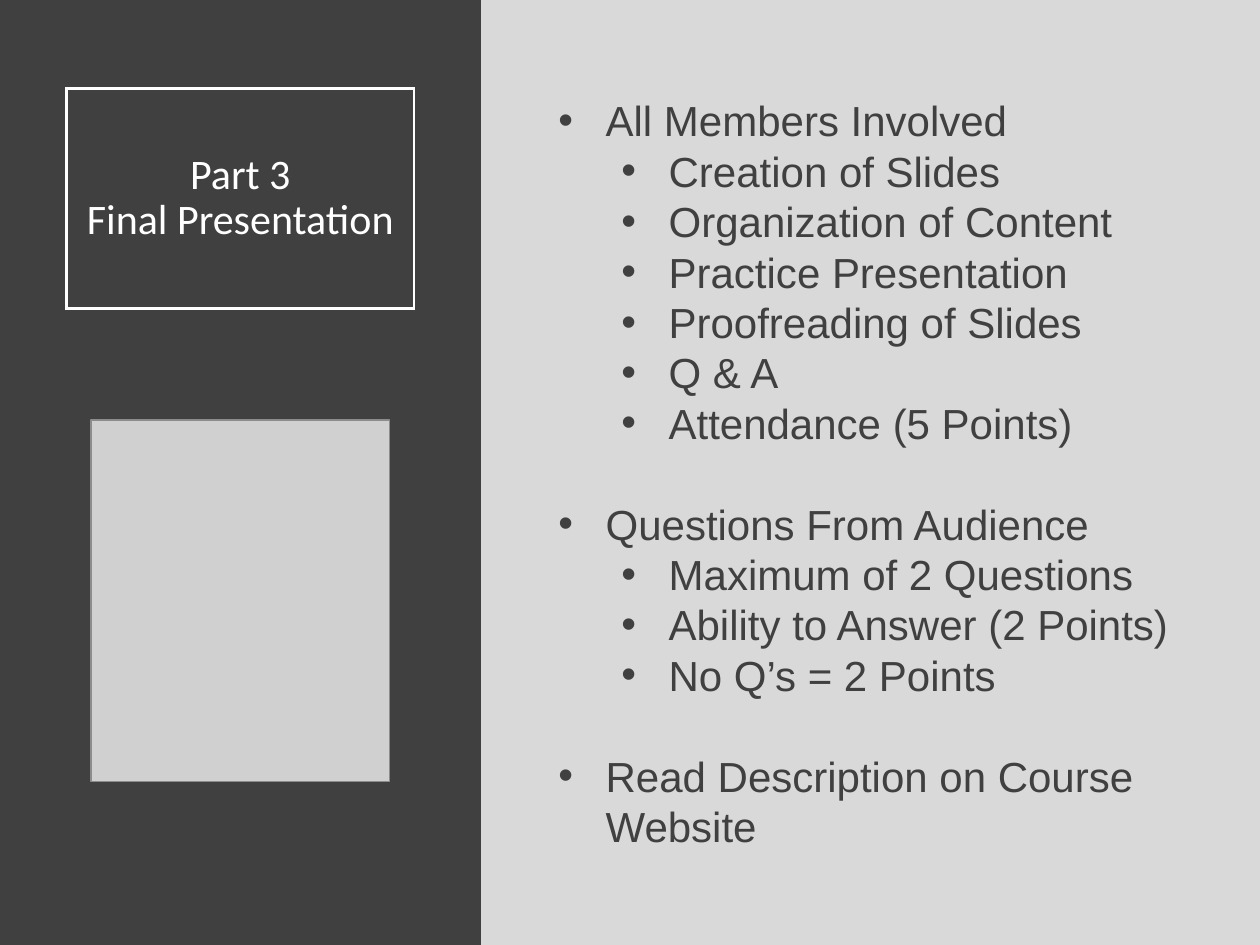
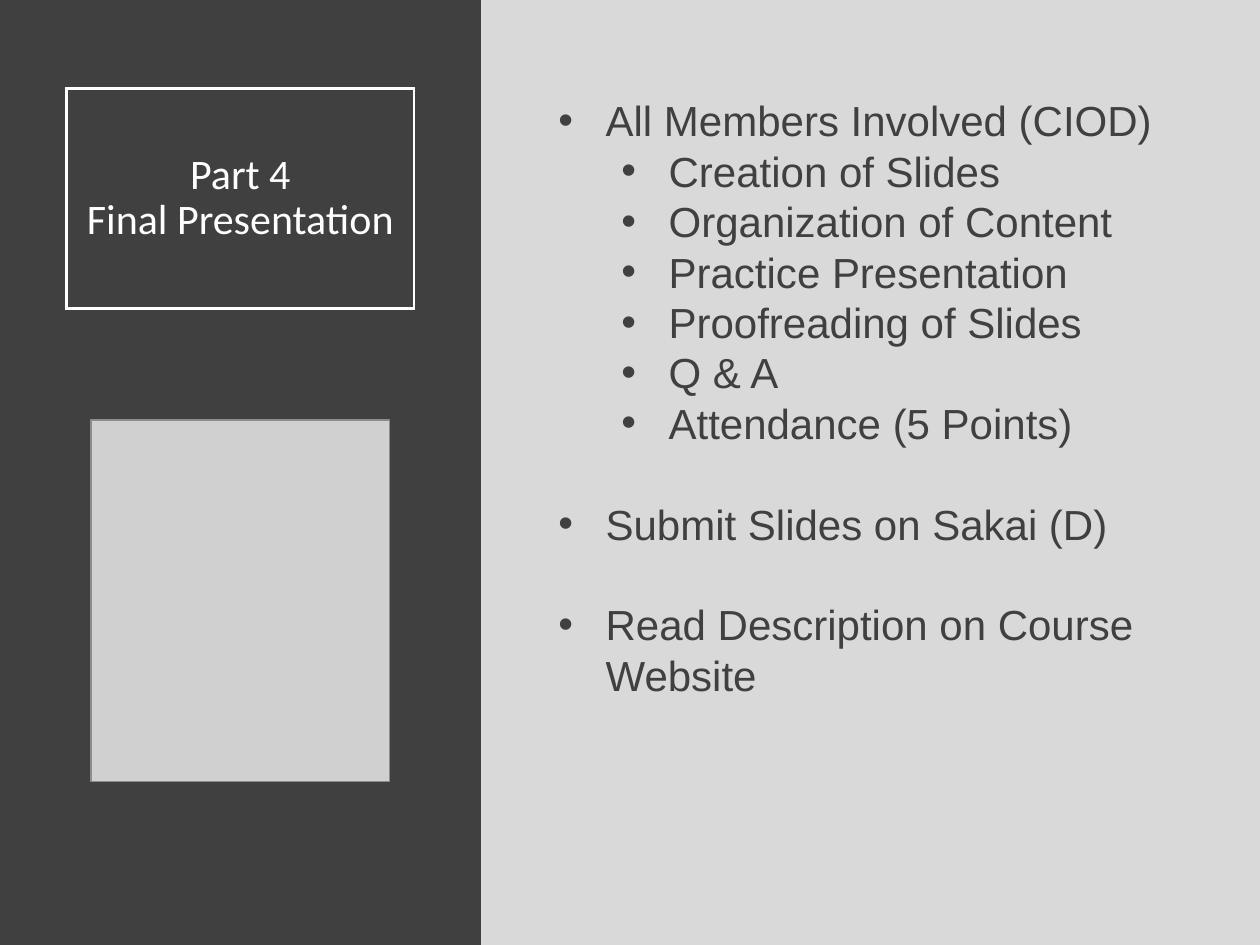
Before and after one commit to Yixf-Self/STOR320_WEBSITE, a slide deck: slide 13 of Lecture/Final Project 2/Final_Project_2_Lecture.pptx. Drawn at 1260x945 pixels with LibreOffice and Linux fonts; fonts in the diff are those of the drawing; grey boxes stand for pictures. Boxes give left, top, right and bottom in pixels: in the first picture for what was removed or moved away, otherwise in the second. Text is boxed around its words. In the diff, an @@ line names an element or a change of style, - is before the commit and + after.

```diff
--- a/Lecture/Final Project 2/Final_Project_2_Lecture.pptx
+++ b/Lecture/Final Project 2/Final_Project_2_Lecture.pptx
@@ text at <box>606,105,1152,145</box>: text changed @@
-• All Members Involved
+• All Members Involved (CIOD)
@@ title at <box>87,162,394,235</box>: text changed @@
-Part 3
-Final Presentation
+Part 4
+Final Presentation
@@ text at <box>606,509,1107,548</box>: text changed @@
-• Questions From Audience
-  • Maximum of 2 Questions
-  • Ability to Answer (2 Points)
-  • No Q’s = 2 Points
+• Submit Slides on Sakai (D)
```
Also in this commit, not shown: 11 other slides changed, 10 other files.
